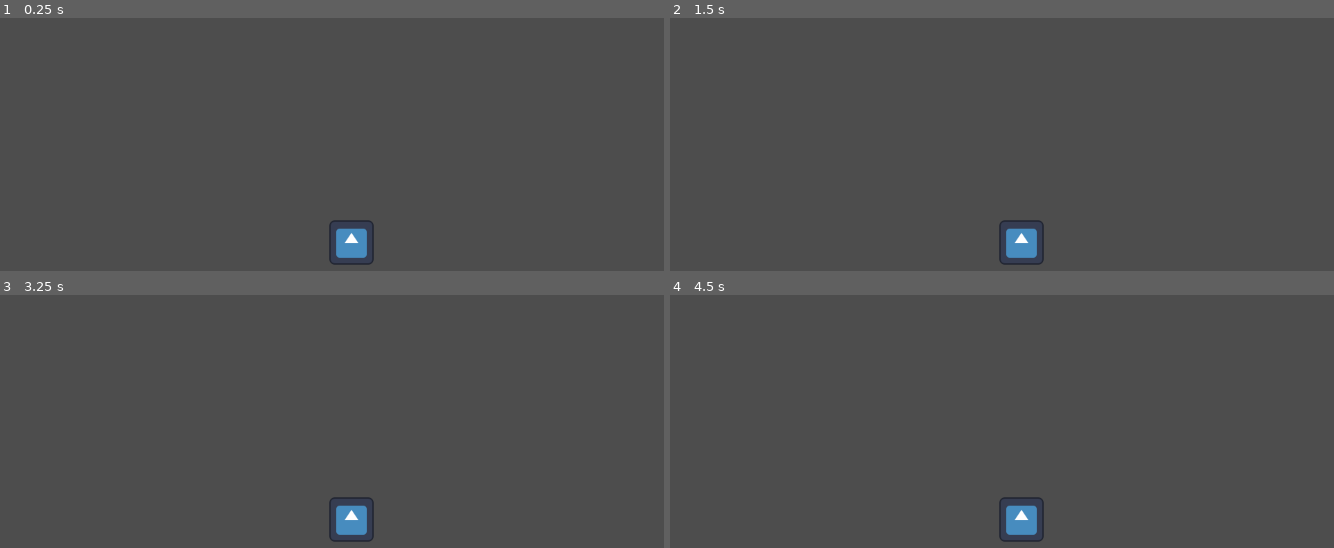
Above: before the commit, frames 1-4 (two rows, left to right).
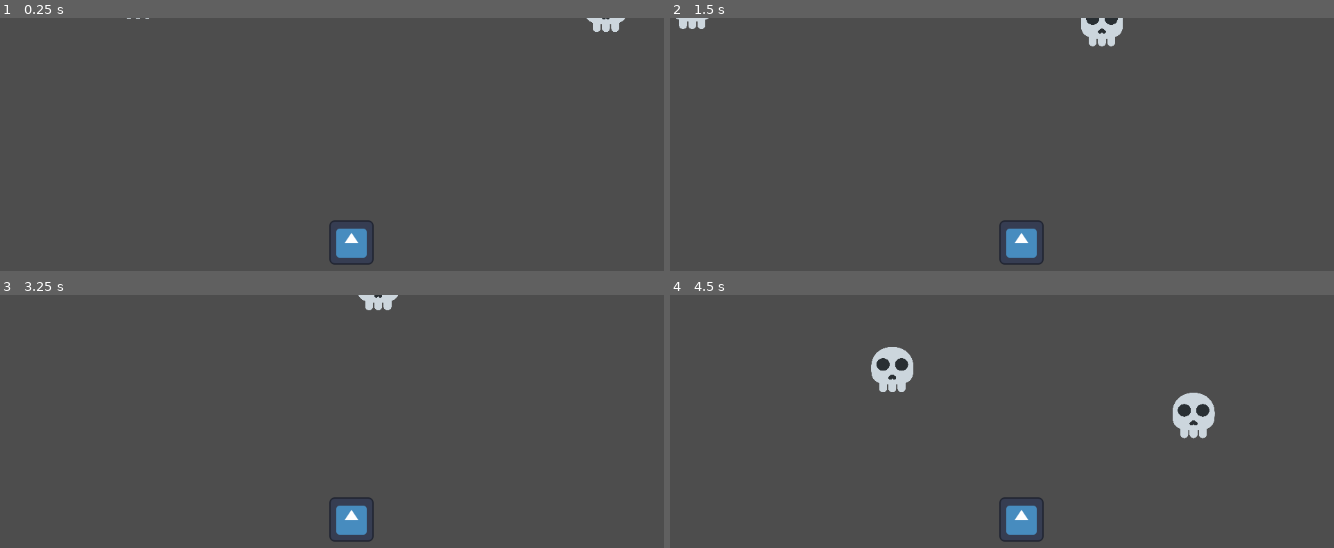
Above: after the commit, the same moments.

Repository: ACM-Game-Dev/FullyhacksSpring2024
Game: Godot game, scene res://map.tscn
Two runs of this game, one before a commit and one after it. Both use one fixed random seed, a clock stepped at 60 frames per second and the inputs below. The engine's default icon, where the game draws it, is replaced by a stand-in: a white triangle on a blue panel in a dark square.
Inputs:
- Up to frame 1 (0.25 s): no input
- Up to frame 2 (1.5 s): hold Right (ui_right) 0.53-1.28 s; hold Down (ui_down) from 1.28 s (still down)
- Up to frame 3 (3.25 s): tap Enter at 2 s; release Down (ui_down) at 2.03 s; hold Right (ui_right) 2.03-2.78 s; tap Space at 2.75 s; hold Up (ui_up) from 2.78 s (still down)
- Up to frame 4 (4.5 s): release Up (ui_up) at 3.53 s; hold Left (ui_left) from 3.53 s (still down)

The runs differ from the first frame. In frame 1, 0.2% of the frame differs, in the area x 19-95%, y 0-6%; in frame 2, 0.7%; in frame 3, 0.3%; in frame 4, 1.8%, in the area x 30-83%, y 20-57%.

Commit message:
Melee and Ranged movement. No attacks yet

Diff:
--- /dev/null
+++ b/FullyHacks/Melee.tscn
@@ -0,0 +1,33 @@
+[gd_scene load_steps=5 format=3 uid="uid://dnxmeb0se2fbr"]
+
+[ext_resource type="Script" path="res://Melee_Logic.gd" id="1_y0nmf"]
+[ext_resource type="Texture2D" uid="uid://wphvbpbferp5" path="res://skull-emoji.png" id="2_hw04y"]
+
+[sub_resource type="RectangleShape2D" id="RectangleShape2D_q0e57"]
+size = Vector2(38, 32)
+
+[sub_resource type="CircleShape2D" id="CircleShape2D_e30i3"]
+radius = 88.0909
+
+[node name="Melee" type="CharacterBody2D"]
+collision_layer = 0
+collision_mask = 0
+script = ExtResource("1_y0nmf")
+
+[node name="CollisionShape2D" type="CollisionShape2D" parent="."]
+position = Vector2(-1, 0)
+shape = SubResource("RectangleShape2D_q0e57")
+
+[node name="Sprite2D" type="Sprite2D" parent="."]
+position = Vector2(0.999992, 2)
+scale = Vector2(0.133791, 0.12793)
+texture = ExtResource("2_hw04y")
+
+[node name="PlayerDetection" type="Area2D" parent="."]
+
+[node name="CollisionShape2D" type="CollisionShape2D" parent="PlayerDetection"]
+position = Vector2(1, 4)
+shape = SubResource("CircleShape2D_e30i3")
+
+[connection signal="body_entered" from="PlayerDetection" to="." method="_on_player_detection_body_entered"]
+[connection signal="body_exited" from="PlayerDetection" to="." method="_on_player_detection_body_exited"]
--- /dev/null
+++ b/FullyHacks/Melee_Logic.gd
@@ -0,0 +1,36 @@
+extends CharacterBody2D
+
+var SPEED = 50
+var gravity = ProjectSettings.get_setting("physics/2d/default_gravity")
+@onready var player = %Player
+var direction
+var health
+var chase = true
+
+# Called when the node enters the scene tree for the first time.
+func _ready():
+	pass
+
+
+# Called every frame. 'delta' is the elapsed time since the previous frame.
+func _process(delta):
+	direction = (player.global_position - self.global_position).normalized()
+	if chase == true:
+		velocity.x = direction.x * SPEED
+		velocity.y = direction.y * SPEED
+	else:
+		velocity.x = 0
+		velocity.y = 0
+	move_and_slide()
+
+
+func _on_player_detection_body_entered(body):
+	if body.name == "Player":
+		chase = false
+	if body.name == "Attack":
+		health -= 10
+
+
+func _on_player_detection_body_exited(body):
+	if body.name == "Player":
+		chase = true
--- /dev/null
+++ b/FullyHacks/Ranged.tscn
@@ -0,0 +1,33 @@
+[gd_scene load_steps=5 format=3 uid="uid://c8vtvh1givx4k"]
+
+[ext_resource type="Script" path="res://Ranged_Logic.gd" id="1_5r085"]
+[ext_resource type="Texture2D" uid="uid://wphvbpbferp5" path="res://skull-emoji.png" id="2_thqj5"]
+
+[sub_resource type="RectangleShape2D" id="RectangleShape2D_ikbja"]
+size = Vector2(63, 77)
+
+[sub_resource type="CircleShape2D" id="CircleShape2D_ro2e7"]
+radius = 202.04
+
+[node name="Ranged" type="CharacterBody2D"]
+collision_layer = 0
+collision_mask = 0
+script = ExtResource("1_5r085")
+
+[node name="CollisionShape2D" type="CollisionShape2D" parent="."]
+position = Vector2(2.5, 1.5)
+shape = SubResource("RectangleShape2D_ikbja")
+
+[node name="Sprite2D" type="Sprite2D" parent="."]
+position = Vector2(0.999992, 2)
+scale = Vector2(0.133791, 0.12793)
+texture = ExtResource("2_thqj5")
+
+[node name="PlayerDetection" type="Area2D" parent="."]
+
+[node name="CollisionShape2D" type="CollisionShape2D" parent="PlayerDetection"]
+position = Vector2(1, 4)
+shape = SubResource("CircleShape2D_ro2e7")
+
+[connection signal="body_entered" from="PlayerDetection" to="." method="_on_player_detection_body_entered"]
+[connection signal="body_exited" from="PlayerDetection" to="." method="_on_player_detection_body_exited"]
--- /dev/null
+++ b/FullyHacks/Ranged_Logic.gd
@@ -0,0 +1,34 @@
+extends CharacterBody2D
+
+var SPEED = 50
+var gravity = ProjectSettings.get_setting("physics/2d/default_gravity")
+@onready var player = %Player
+var direction
+var health
+var chase = true
+
+# Called when the node enters the scene tree for the first time.
+func _ready():
+	pass
+
+
+# Called every frame. 'delta' is the elapsed time since the previous frame.
+func _process(delta):
+	direction = (player.global_position - self.global_position).normalized()
+	if chase == true:
+		velocity.x = direction.x * SPEED
+		velocity.y = direction.y * SPEED
+	else:
+		velocity.x = 0
+		velocity.y = 0
+	move_and_slide()
+
+func _on_player_detection_body_entered(body):
+	if body.name == "Player":
+		chase = false
+	if body.name == "Attack":
+		health -= 10
+
+func _on_player_detection_body_exited(body):
+	if body.name == "Player":
+		chase = true
--- a/FullyHacks/map.tscn
+++ b/FullyHacks/map.tscn
@@ -1,6 +1,10 @@
-[gd_scene load_steps=4 format=3 uid="uid://ciejfmu7rvq0n"]
+[gd_scene load_steps=7 format=3 uid="uid://ciejfmu7rvq0n"]
 
 [ext_resource type="PackedScene" uid="uid://cmsssbsoe6chl" path="res://Character/player.tscn" id="1_uajbq"]
+[ext_resource type="PackedScene" uid="uid://dnxmeb0se2fbr" path="res://Melee.tscn" id="2_g71ie"]
+[ext_resource type="PackedScene" uid="uid://c8vtvh1givx4k" path="res://Ranged.tscn" id="3_hye1f"]
+
+[sub_resource type="CanvasItemMaterial" id="CanvasItemMaterial_qflyd"]
 
 [sub_resource type="RectangleShape2D" id="RectangleShape2D_khguq"]
 
@@ -9,9 +13,12 @@
 [node name="Map" type="Node2D"]
 
 [node name="Player" parent="." instance=ExtResource("1_uajbq")]
+unique_name_in_owner = true
 position = Vector2(-11, -9)
 
 [node name="MainWalls" type="Node2D" parent="."]
+top_level = true
+material = SubResource("CanvasItemMaterial_qflyd")
 
 [node name="StaticBody2D" type="StaticBody2D" parent="MainWalls"]
 
@@ -203,3 +210,11 @@
 position = Vector2(22, -212)
 scale = Vector2(10, 1)
 shape = SubResource("RectangleShape2D_vj1wa")
+
+[node name="Mobs" type="Node2D" parent="."]
+
+[node name="Melee" parent="Mobs" instance=ExtResource("2_g71ie")]
+position = Vector2(364, -356)
+
+[node name="Ranged" parent="Mobs" instance=ExtResource("3_hye1f")]
+position = Vector2(-328, -376)
--- a/FullyHacks/project.godot
+++ b/FullyHacks/project.godot
@@ -20,3 +20,7 @@
 animation_library={
 "animation/fps": 60.0
 }
+
+[physics]
+
+2d/default_gravity=0.0
Binary file added: FullyHacks/skull-emoji.png
Not shown, added: FullyHacks/skull-emoji.png.import
